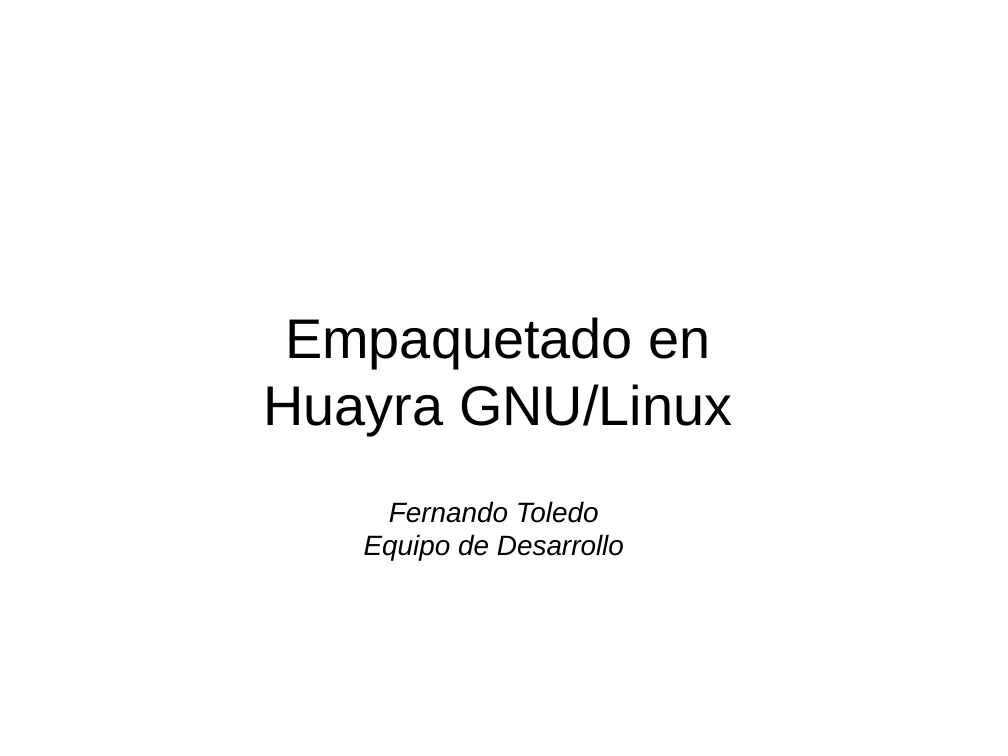
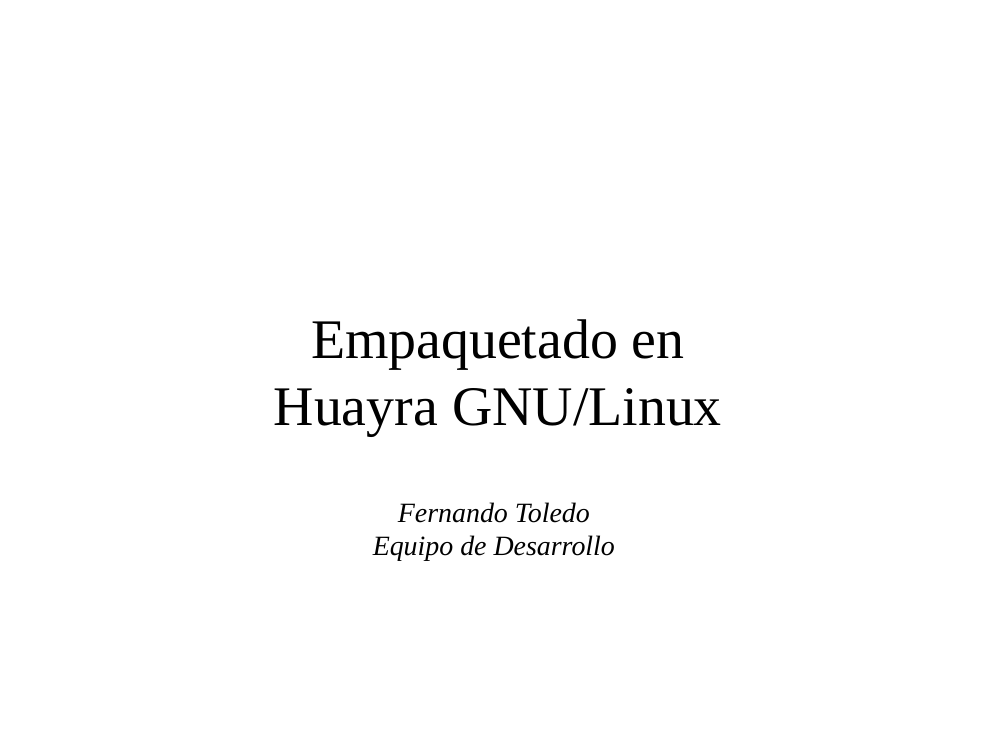
Before and after one commit to HuayraLinux/charlas, a slide deck: slide 1 of talleres/empaquetado/empaquetando.odp. Drawn at 1008x756 pixels with LibreOffice and Linux fonts; fonts in the diff are those of the drawing; background and template pictures are left out. Boxes give left, top, right and bottom in pixels: in the first picture for what was removed or moved away, otherwise in the second. Text is boxed around its words. In the diff, an @@ line names an element or a change of style, - is before the commit and + after.

```diff
--- a/talleres/empaquetado/empaquetando.odp
+++ b/talleres/empaquetado/empaquetando.odp
@@ text "Empaquetado en Huayra GNU/Linux" at <box>274,319,722,436</box>: font Arial to Times New Roman @@
@@ text "Fernando Toledo" at <box>373,502,615,561</box>: font Arial to Times New Roman @@
```
Also in this commit, not shown: 9 other slides changed, 1 slide added.
